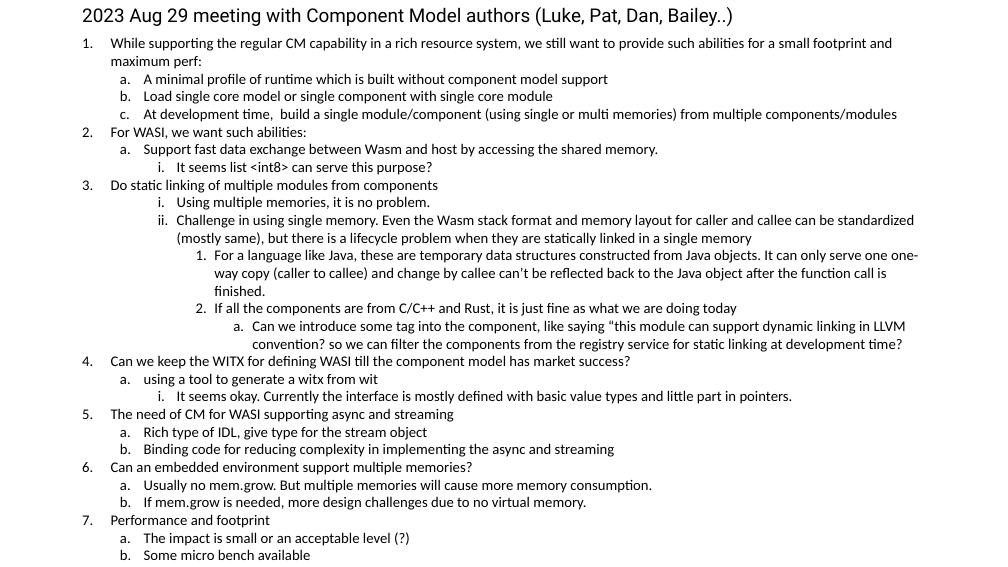
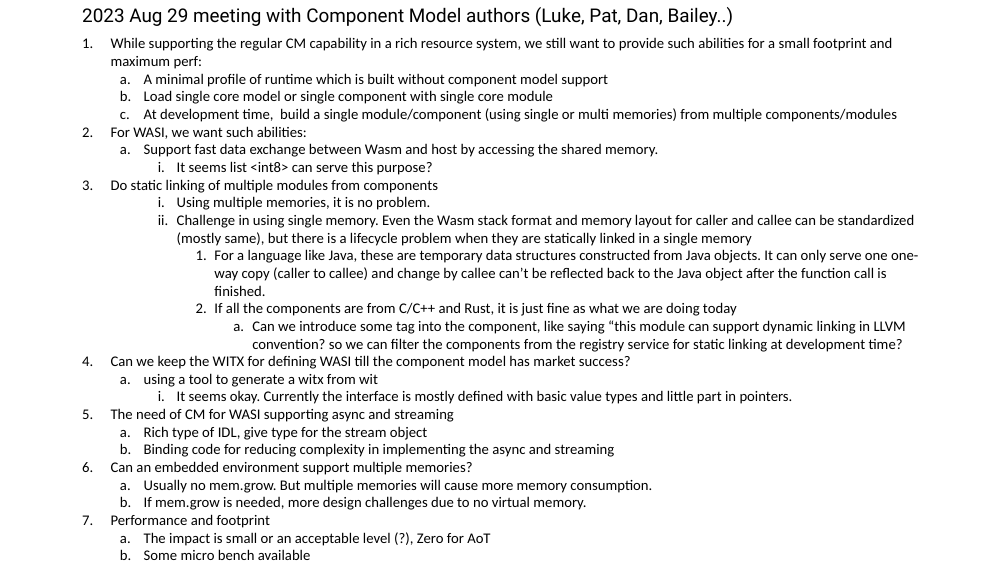
Before and after one commit to bytecodealliance/meetings, a slide deck: slide 14 of wamr/materials/wasi-component-model-evaluation.pptx. Drawn at 1008x567 pixels with LibreOffice and Linux fonts; fonts in the diff are those of the drawing. Boxes give left, top, right and bottom in pixels: in the first picture for what was removed or moved away, otherwise in the second. Text is boxed around its words. In the diff, an @@ line names an element or a change of style, - is before the commit and + after.

```diff
--- a/wamr/materials/wasi-component-model-evaluation.pptx
+++ b/wamr/materials/wasi-component-model-evaluation.pptx
@@ text at (144,532,490,546): text changed @@
-  a. The impact is small or an acceptable level (?)
+  a. The impact is small or an acceptable level (?), Zero for AoT
```
Also in this commit, not shown: 1 other slide changed.
